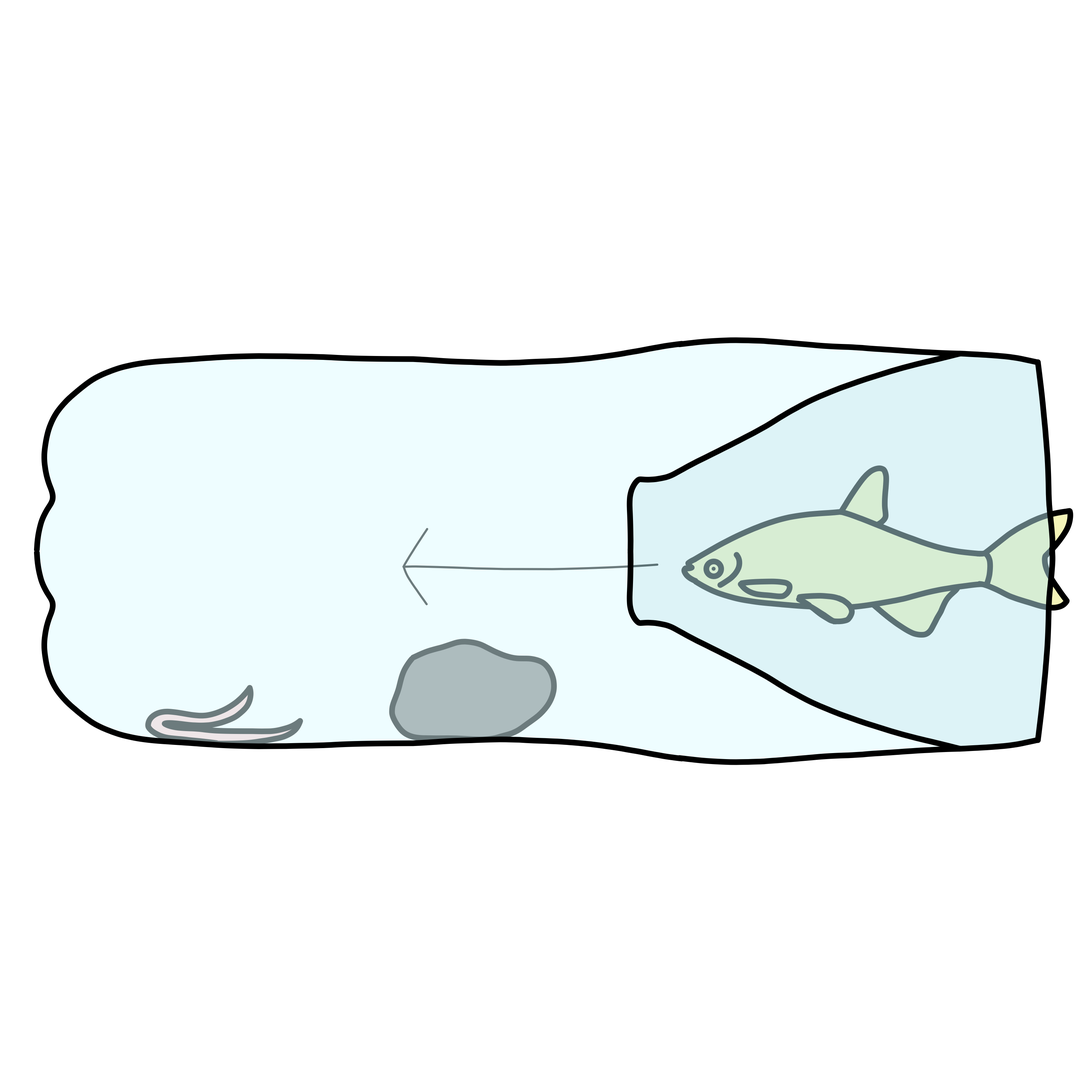
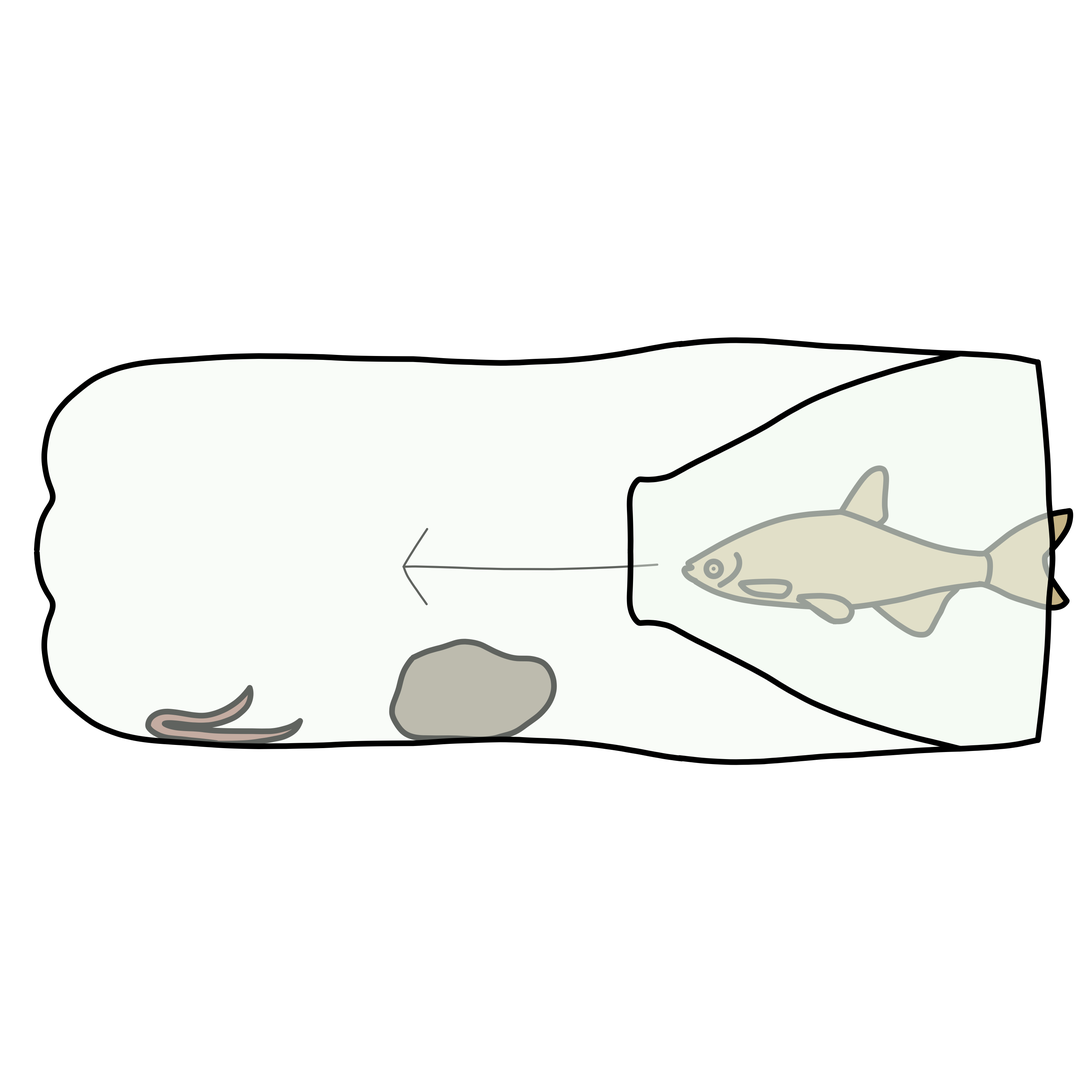
The second 1091px x 1091px image is a revision of the first. Changes to its layers:
added group "Bottle" with 3 layers in group "Trap" over box(39, 343, 1069, 760)
moved "Line art" into group "Bottle", painted on it over box(39, 343, 1064, 760)
added layer "Color 2" (40%) in group "Bottle" over box(612, 343, 1066, 749)
"Color": opacity 49% → 40%, moved it into group "Bottle", painted on it over box(39, 343, 1069, 760)
added group "Fish" with 2 layers in group "Trap" over box(382, 433, 1069, 661)
moved "Fish line art" into group "Fish", painted on it over box(382, 456, 1069, 661)
moved "Fish color" into group "Fish", painted on it over box(677, 433, 1069, 661)
added group "Rock" with 2 layers in group "Trap" over box(382, 615, 587, 742)
moved "Rock line art" into group "Rock", painted on it over box(382, 637, 565, 742)
moved "Rock color" into group "Rock", painted on it over box(382, 615, 587, 742)
added group "Bait" with 2 layers in group "Trap" over box(133, 660, 315, 744)
moved "Bait line art" into group "Bait" over box(133, 683, 315, 744)
moved "Bait color" into group "Bait", painted on it over box(133, 660, 315, 744)
painted on "Background" over box(39, 343, 1069, 760)
